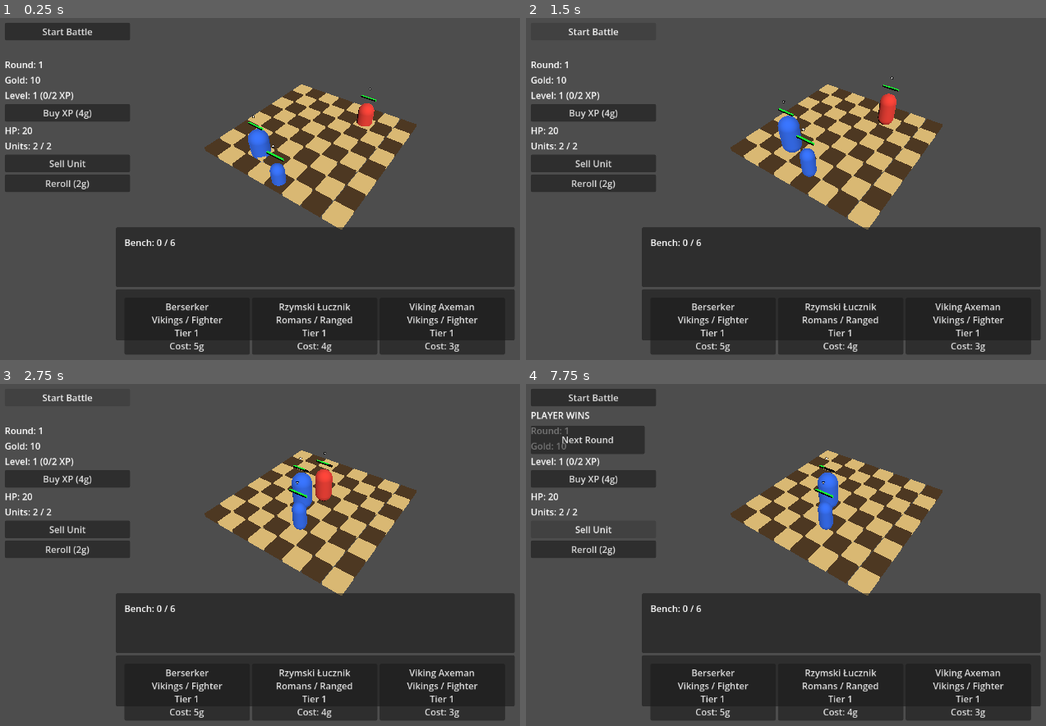
Above: before the commit, frames 1-4 (two rows, left to right).
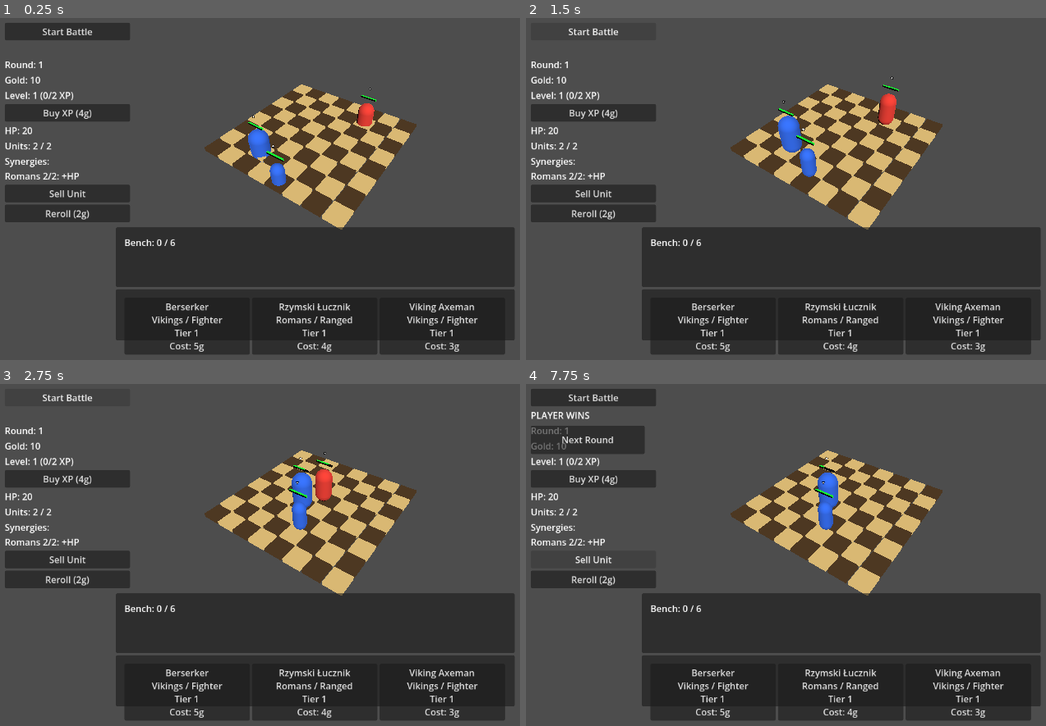
Above: after the commit, the same moments.

Repository: janmgryka-bit/warmarket
Game: Godot game, scene res://scenes/Main.tscn
Two runs of this game, one before a commit and one after it. Both use one fixed random seed, a clock stepped at 60 frames per second and the inputs below.
Inputs:
- Up to frame 1 (0.25 s): no input
- Up to frame 2 (1.5 s): click "Sell Unit" at 0.5 s; click "Start Battle" at 1.25 s
- Up to frame 3 (2.75 s): click "Start Battle" at 2 s
- Up to frame 4 (7.75 s): click "Buy XP (4g)" at 2.75 s; click "Reroll (2g)" at 3.5 s; click "Berserker Vikings / Fighter T…" at 4.25 s; click "Rzymski Łucznik Romans / Rang…" at 5 s; click "Viking Axeman Vikings / Fight…" at 5.75 s; click "Buy XP (4g)" at 6.5 s; click "Sell Unit" at 7.25 s

The runs differ from the first frame. In frame 1, 3.8% of the frame differs, in the area x 0-25%, y 40-60%; in frame 2, 3.8%; in frame 3, 3.8%; in frame 4, 2.1%.

Commit message:
Show active faction synergies

Diff:
--- a/godot_project/war-market/scenes/Main.tscn
+++ b/godot_project/war-market/scenes/Main.tscn
@@ -67,6 +67,10 @@
 layout_mode = 2
 text = "Units: 0 / 2"
 
+[node name="SynergyLabel" type="Label" parent="UI/HudContainer"]
+layout_mode = 2
+text = "Synergies: None"
+
 [node name="SellUnitButton" type="Button" parent="UI/HudContainer" unique_id=1612883264]
 layout_mode = 2
 text = "Sell Unit"
--- a/godot_project/war-market/scripts/game.gd
+++ b/godot_project/war-market/scripts/game.gd
@@ -14,6 +14,7 @@
 @onready var buy_xp_button: Button = $UI/HudContainer/BuyXPButton
 @onready var sell_unit_button: Button = $UI/HudContainer/SellUnitButton
 @onready var unit_cap_label: Label = $UI/HudContainer/UnitCapLabel
+@onready var synergy_label: Label = $UI/HudContainer/SynergyLabel
 @onready var player_health_label: Label = $UI/HudContainer/PlayerHealthLabel
 @onready var bench_label: Label = $UI/BottomContainer/BenchPanel/BenchLabel
 @onready var bench_items: HBoxContainer = $UI/BottomContainer/BenchPanel/BenchItems
@@ -151,6 +152,7 @@
 	roll_shop_offers()
 	populate_shop()
 	update_unit_cap_label()
+	update_synergy_label()
 	update_bench_ui()
 	round_label.text = "Round: %d" % round_number
 
@@ -380,6 +382,7 @@
 
 	if not active_bonuses.is_empty():
 		print("Active faction bonuses: ", active_bonuses.keys())
+	update_synergy_label()
 
 # Unit Selection and Movement
 func _on_unit_clicked(unit: CharacterBody3D) -> void:
@@ -624,6 +627,7 @@
 	update_gold_label()
 	round_label.text = "Round: %d" % round_number
 	update_unit_cap_label()
+	update_synergy_label()
 	roll_shop_offers()
 	populate_shop()
 	spawn_player_roster()
@@ -715,6 +719,7 @@
 	update_player_health_label()
 	update_player_level_label()
 	update_unit_cap_label()
+	update_synergy_label()
 	update_bench_ui()
 	round_label.text = "Round: %d" % round_number
 
@@ -1024,6 +1029,24 @@
 func update_unit_cap_label() -> void:
 	unit_cap_label.text = "Units: %d / %d" % [player_roster.size(), max_player_units]
 
+func update_synergy_label() -> void:
+	var counts = get_player_faction_counts()
+	var active_bonuses = get_active_faction_bonuses()
+	if active_bonuses.is_empty():
+		synergy_label.text = "Synergies: None"
+		return
+
+	var lines: Array[String] = ["Synergies:"]
+	if active_bonuses.has("Romans"):
+		lines.append("Romans %d/2: +HP" % counts.get("Romans", 0))
+	if active_bonuses.has("Vikings"):
+		lines.append("Vikings %d/2: +DMG" % counts.get("Vikings", 0))
+	if active_bonuses.has("Mongols"):
+		lines.append("Mongols %d/2: +RNG" % counts.get("Mongols", 0))
+	if active_bonuses.has("Slavs"):
+		lines.append("Slavs %d/2: +AS" % counts.get("Slavs", 0))
+	synergy_label.text = "\n".join(lines)
+
 func update_bench_ui() -> void:
 	bench_label.text = "Bench: %d / %d" % [bench_units.size(), max_bench_units]
 	for child in bench_items.get_children():
--- a/godot_project/war-market/tests/smoke_test.gd
+++ b/godot_project/war-market/tests/smoke_test.gd
@@ -70,6 +70,8 @@
 	assert_eq(game.player_xp, 0, "Player should start with 0 XP")
 	assert_eq(game.max_player_units, 2, "Level 1 should allow 2 deployed units")
 	assert_eq(game.player_level_label.text, "Level: 1 (0/2 XP)", "Player level label should show initial XP progress")
+	assert_true(game.synergy_label != null, "SynergyLabel should exist")
+	assert_true("Romans" in game.synergy_label.text, "Initial SynergyLabel should show active Roman synergy")
 
 func test_buy_xp() -> void:
 	var game = await load_game()
@@ -153,6 +155,7 @@
 	assert_true(roman_unit != null, "Roman unit should be spawned for faction bonus test")
 	var roman_base_hp = game.unit_database.get_unit_data("roman_legionary")["max_hp"]
 	assert_float_eq(roman_unit.max_hp, roman_base_hp * 1.2, "Roman synergy should increase Roman max HP")
+	assert_true("Romans" in game.synergy_label.text, "SynergyLabel should mention Romans when Roman synergy is active")
 
 	game.clear_units()
 	await process_frame
